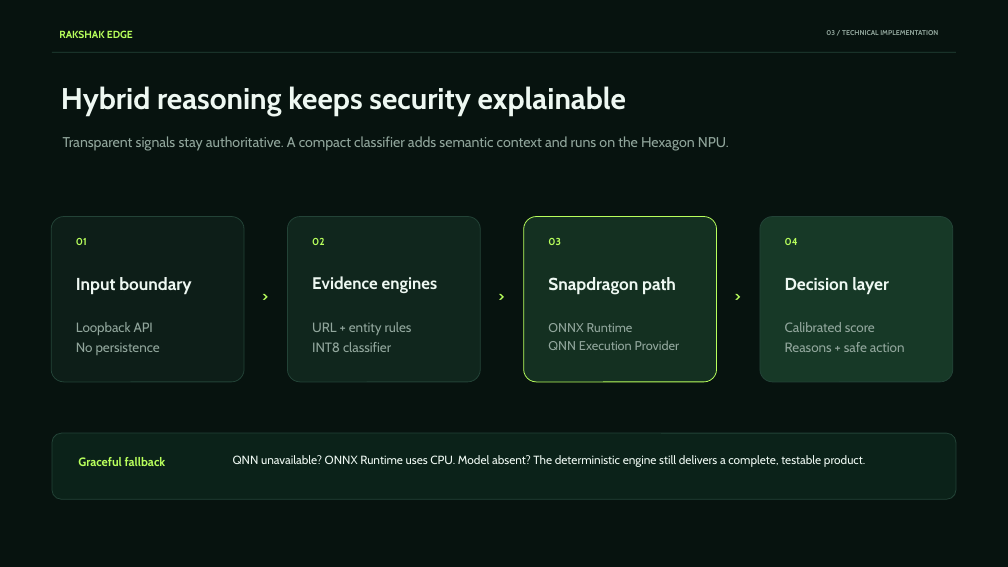
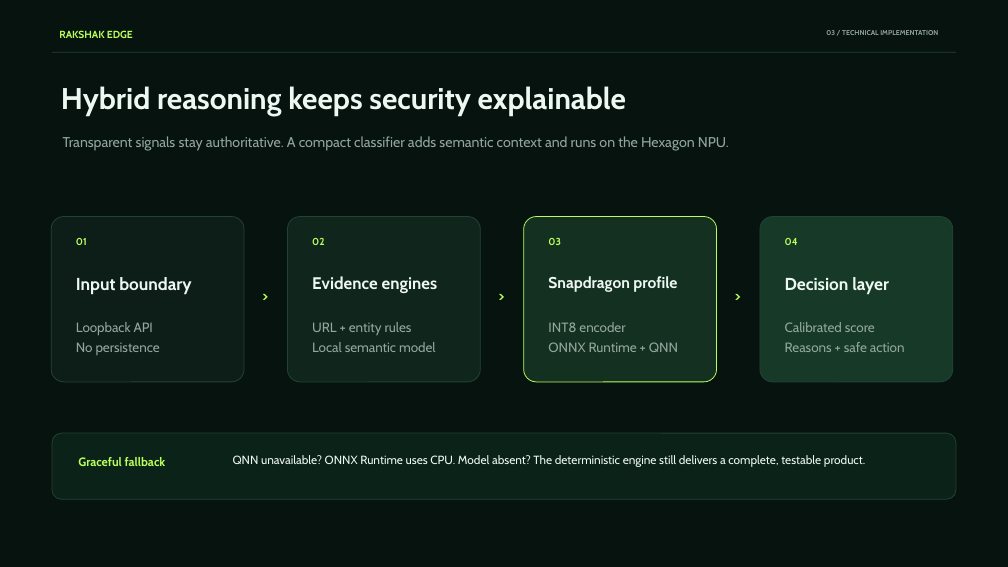
Before and after one commit to Hari2726h/Snapdragon-AI-Lab-Build-Present-Challenge-, a slide deck: slide 4 of submission/Rakshak_Edge_Pitch.pptx. Drawn at 1008x567 pixels with LibreOffice and Linux fonts; fonts in the diff are those of the drawing. Boxes give left, top, right and bottom in pixels: in the first picture for what was removed or moved away, otherwise in the second. Text is boxed around its words. In the diff, an @@ line names an element or a change of style, - is before the commit and + after.

Commit message:
Upgrade Rakshak Edge with trained local AI model

```diff
--- a/submission/Rakshak_Edge_Pitch.pptx
+++ b/submission/Rakshak_Edge_Pitch.pptx
@@ text at bbox=[548, 276, 677, 292]: text changed; size 16.5 to 14.8 pt @@
-Snapdragon path
+Snapdragon profile
@@ text at bbox=[548, 322, 678, 352]: text changed; size 12.1 to 12.8 pt @@
-ONNX Runtime
-QNN Execution Provider
+INT8 encoder
+ONNX Runtime + QNN
@@ text at bbox=[312, 342, 436, 352]: text changed @@
-INT8 classifier
+Local semantic model
```
Also in this commit, not shown: 3 other slides changed, 20 other files.
